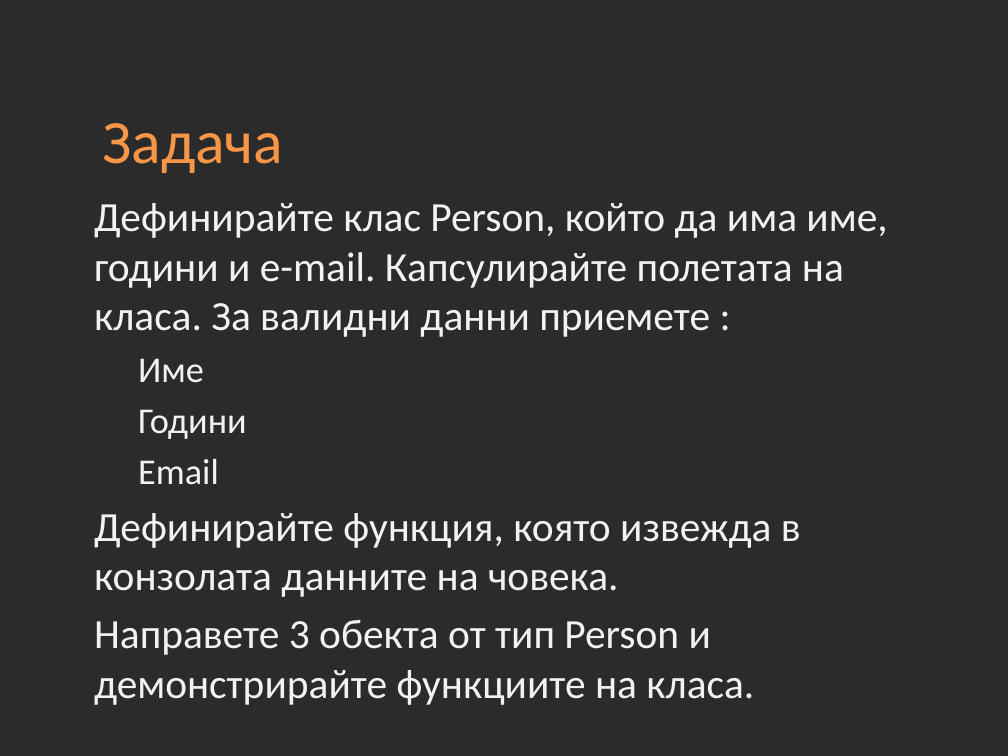
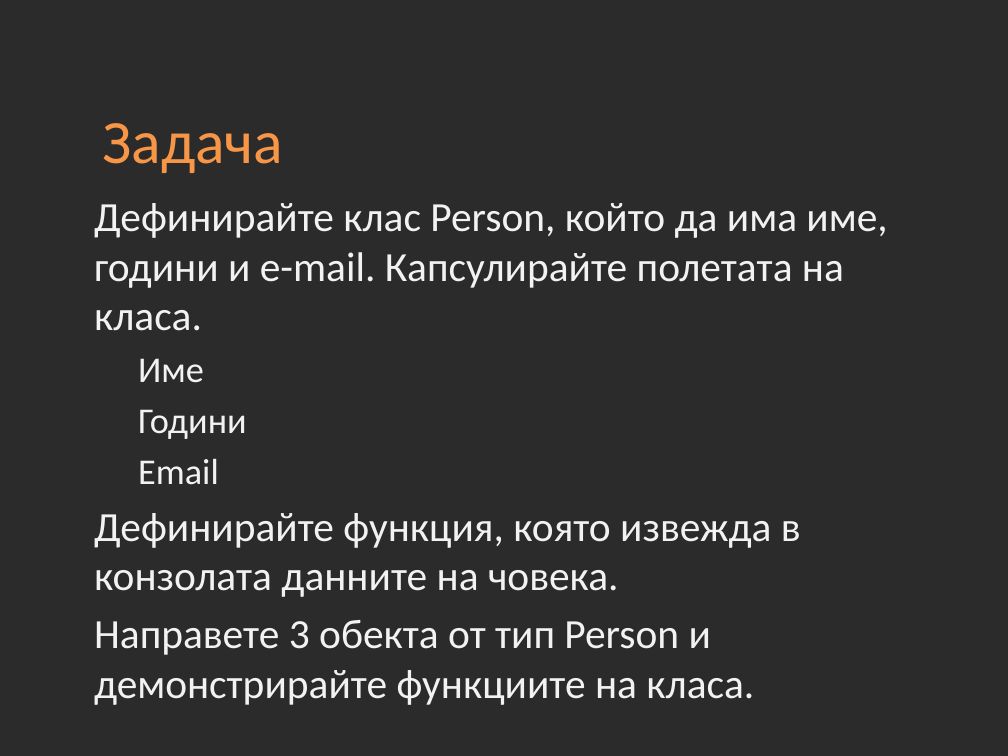
Before and after one commit to Academy-Soft-Intellect/Java-Course, a slide deck: slide 15 of 06-Classes-and-Objects.pptx. Drawn at 1008x756 pixels with LibreOffice and Linux fonts; fonts in the diff are those of the drawing; background and template pictures are left out; a plain dark background stands for a picture behind light text. Boxes give left, top, right and bottom in pixels: in the first picture for what was removed or moved away, otherwise in the second. Text is boxed around its words. In the diff, an @@ line names an element or a change of style, - is before the commit and + after.

Commit message:
Lecture 7 and examples

```diff
--- a/06-Classes-and-Objects.pptx
+++ b/06-Classes-and-Objects.pptx
@@ text at (94,203,887,331): text changed @@
-Дефинирайте клас Person, който да има име, години и e-mail. Капсулирайте полетата на класа. За валидни данни приемете :
+Дефинирайте клас Person, който да има име, години и e-mail. Капсулирайте полетата на класа.
```
Also in this commit, not shown: 42 other files.
